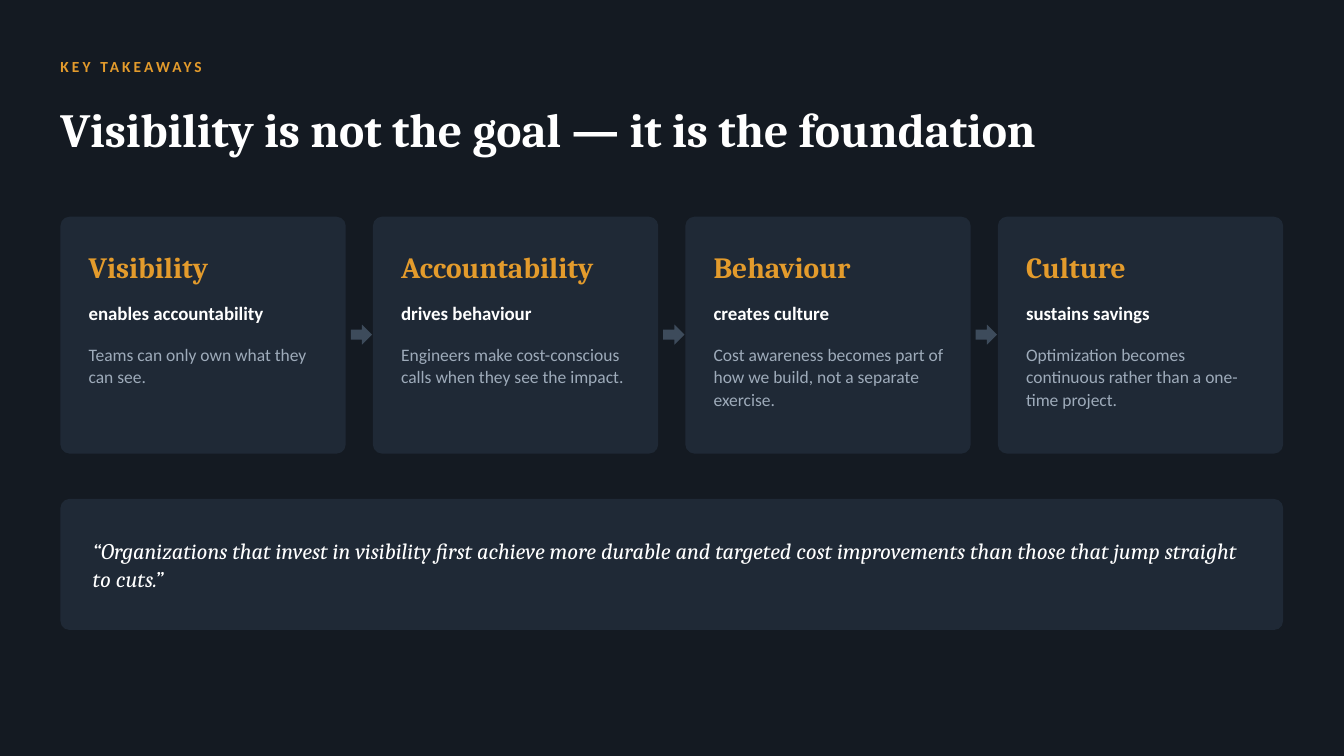
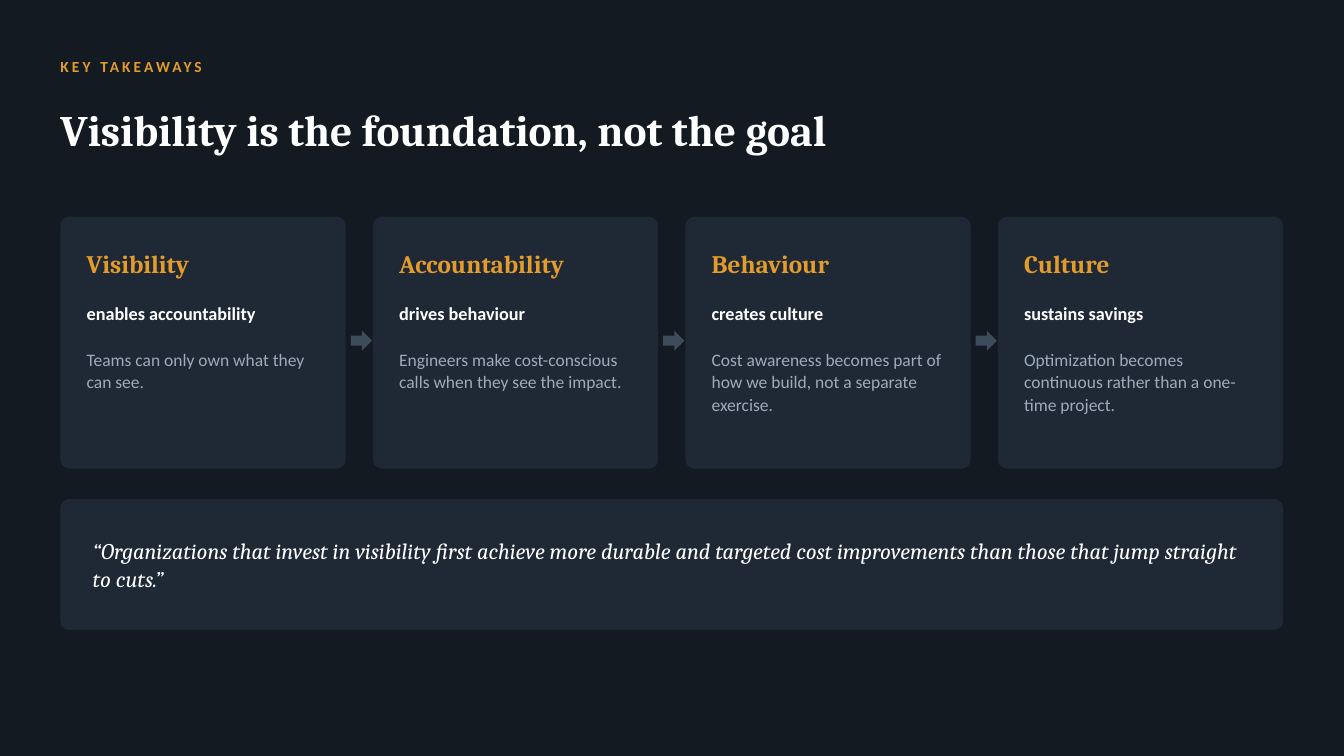
Before and after one commit to arielga5-code/Finops, a slide deck: slide 14 of presentations/finops-gaining-visibility.pptx. Drawn at 1344x756 pixels with LibreOffice and Linux fonts; fonts in the diff are those of the drawing. Boxes give left, top, right and bottom in pixels: in the first picture for what was removed or moved away, otherwise in the second. Text is boxed around its words. In the diff, an @@ line names an element or a change of style, - is before the commit and + after.

```diff
--- a/presentations/finops-gaining-visibility.pptx
+++ b/presentations/finops-gaining-visibility.pptx
@@ text at [60,115,827,156]: text changed; size 34 to 31 pt @@
-Visibility is not the goal — it is the foundation
+Visibility is the foundation, not the goal
@@ rounded rectangle: place and size @@
-rounded rectangle at [60,217,346,454]
+rounded rectangle at [60,217,346,469]
@@ rounded rectangle: place and size @@
-rounded rectangle at [373,217,658,454]
+rounded rectangle at [373,217,658,469]
@@ rounded rectangle: place and size @@
-rounded rectangle at [686,217,971,454]
+rounded rectangle at [686,217,971,469]
@@ proportions changed in 4 elements at [60,217,346,469], [373,217,658,469], [686,217,971,469], [998,217,1284,469] @@
@@ rounded rectangle: place and size @@
-rounded rectangle at [998,217,1284,454]
+rounded rectangle at [998,217,1284,469]
@@ size 21 to 18 pt in 4 elements at [1024,255,1109,274], [87,255,189,279], [399,255,564,279], [712,255,829,273] @@
@@ size 13.5 to 13 pt in 4 elements at [87,307,255,323], [399,307,525,320], [1024,307,1144,323], [712,307,823,320] @@
@@ text "Teams can only own what ...": place and size @@
-text "Teams can only own what ..." at [89,349,307,383]
+text "Teams can only own what ..." at [87,354,305,388]
@@ text "Engineers make cost-conscious calls when ...": place and size @@
-text "Engineers make cost-conscious calls when ..." at [401,349,623,386]
+text "Engineers make cost-conscious calls when ..." at [399,354,621,391]
@@ text "Cost awareness becomes part of ...": place and size @@
-text "Cost awareness becomes part of ..." at [714,349,944,406]
+text "Cost awareness becomes part of ..." at [712,354,942,411]
@@ 3 right arrows: place and size @@
-3 right arrows at [351,325,997,345]
+3 right arrows at [351,331,997,351]
@@ text "Optimization becomes continuous rather than ...": place and size @@
-text "Optimization becomes continuous rather than ..." at [1026,349,1237,409]
+text "Optimization becomes continuous rather than ..." at [1024,354,1235,414]
```
Also in this commit, not shown: 12 other slides changed, 9 other files.
